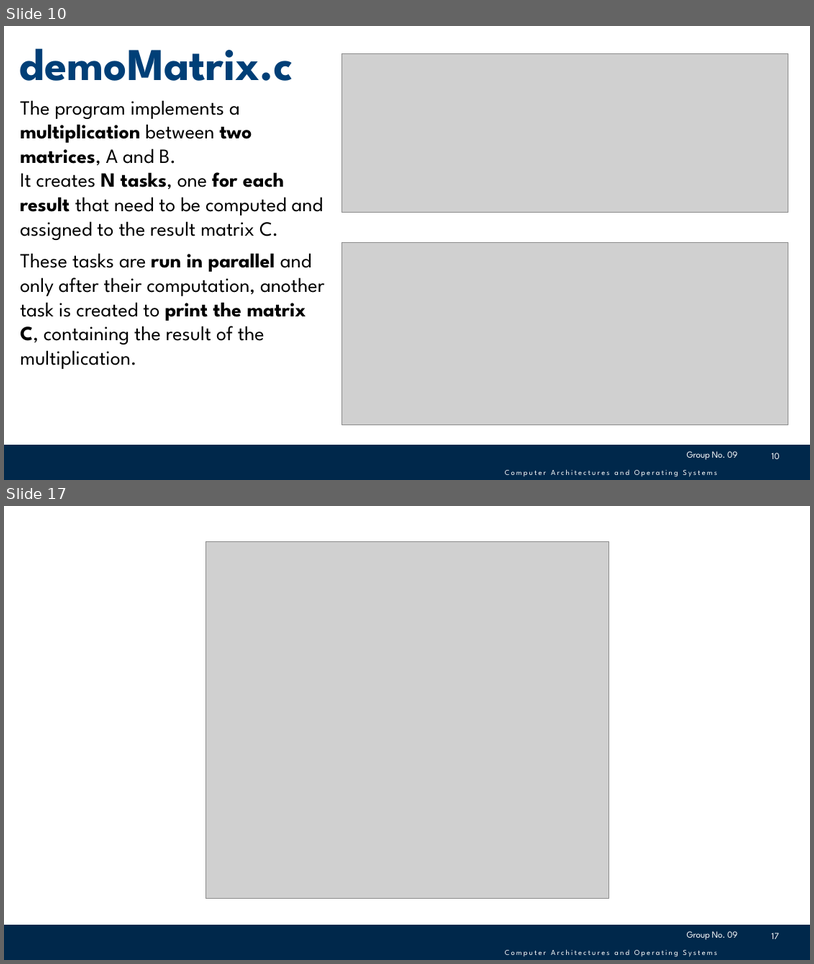
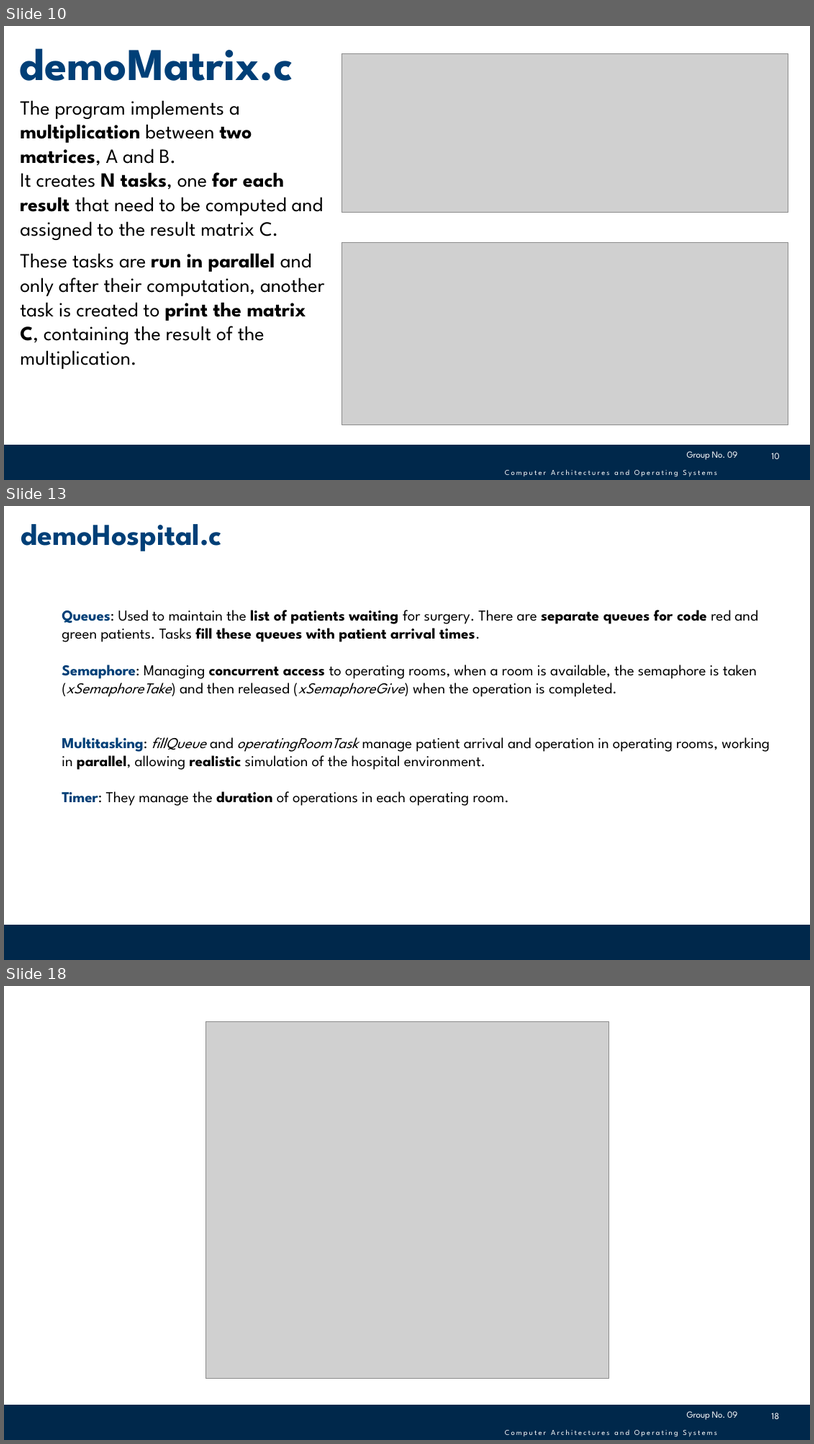
Before and after one commit to giovannidemaria/Polito-FreeRTOS-exploration, a slide deck: Documentation/HaclOSsim - Group09.pptx. Shown one above the other, each under a label of ours: slides 10 and 17 before the commit, slides 10, 13 and 18 after it; the slides between them are not shown. The pictures are 814x964 and 814x1444 pixels, drawn with LibreOffice and Linux fonts; fonts in the diff are those of the drawing; grey boxes stand for pictures; background and template pictures are left out. Boxes give left, top, right and bottom in pixels: in the first picture for what was removed or moved away, otherwise in the second. Text is boxed around its words. In the diff, an @@ line names an element or a change of style, - is before the commit and + after.

```diff
--- a/Documentation/HaclOSsim - Group09.pptx
+++ b/Documentation/HaclOSsim - Group09.pptx
@@ slide 13 added at (4, 506, 810, 960), background #FFFFFF; not listed: 1 template element that a slide beside it also shows @@
@@ title added at (21, 524, 221, 551), 36 pt, text #003F77, bold @@
+demoHospital.c
@@ text added at (62, 610, 770, 806), 18 pt, text #000000 @@
+  Queues: Used to maintain the list of patients waiting for surgery. There are separate queues for code red and green patients. Tasks fill these queues with patient arrival times.
+  Semaphore: Managing concurrent access to operating rooms, when a room is available, the semaphore is taken (xSemaphoreTake) and then released (xSemaphoreGive) when the operation is completed.
+  Multitasking: fillQueue and operatingRoomTask manage patient arrival and operation in operating rooms, working in parallel, allowing realistic simulation of the hospital environment.
+  Timer: They manage the duration of operations in each operating room.
@@ what was slide 17 is now slide 18 @@
@@ page number at (772, 1412, 779, 1419): text changed @@
-17
+18
```
Also in this commit, not shown: 12 slides changed, 2 other files.
